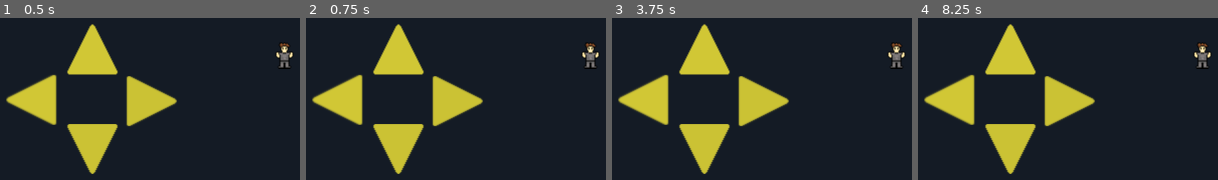
Above: before the commit, frames 1-4 (left to right).
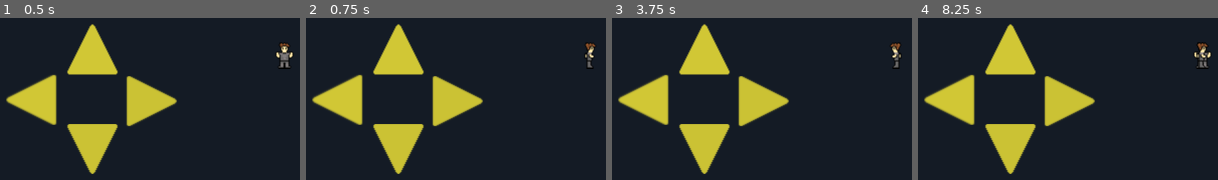
Above: after the commit, the same moments.

Repository: Car092/Godotio
Game: Godot game, scene res://troll.tscn
Two runs of this game, one before a commit and one after it. Both use one fixed random seed, a clock stepped at 60 frames per second and the inputs below. This scene is started directly instead of the project's main scene.
Inputs (mouse positions are in pixels of both pictures, inside the frame that each line leads up to):
- Up to frame 1 (0.5 s): no input
- Up to frame 2 (0.75 s): tap Enter at 0.5 s; move the mouse to (outside the picture) at 0.52 s; press the mouse at (outside the picture) at 0.53 s; hold Right (move_right) from 0.53 s (still down)
- Up to frame 3 (3.75 s): tap Space at 1.25, 2.75 s; move the mouse to (762, 71) at 1.27 s; release Right (move_right) at 1.28 s; release the mouse at (762, 71) at 1.28 s; hold Down (move_down) 1.28-2.03 s; click (762, 71) at 1.35 s; tap Enter at 2, 3.5 s; move the mouse to (outside the picture) at 2.02 s; press the mouse at (outside the picture) at 2.03 s; hold Right (move_right) 2.03-2.78 s; move the mouse to (864, 128) at 2.77 s; release the mouse at (864, 128) at 2.78 s; hold Up (move_up) 2.78-3.53 s; click (864, 128) at 2.85 s; move the mouse to (outside the picture) at 3.52 s; press the mouse at (outside the picture) at 3.53 s; hold Left (move_left) from 3.53 s (still down)
- Up to frame 4 (8.25 s): tap Space at 4.25 s; move the mouse to (outside the picture) at 4.27 s; release the mouse at (outside the picture) at 4.28 s; click (outside the picture) at 4.35 s; move the mouse to (outside the picture) at 5.02 s; release Left (move_left) at 5.03 s; press the mouse at (outside the picture) at 5.03 s; hold Down (move_down) 5.03-5.78 s; move the mouse to (outside the picture) at 5.77 s; release the mouse at (outside the picture) at 5.78 s; hold Right (move_right) 5.78-6.53 s; click (outside the picture) at 5.85 s; move the mouse to (outside the picture) at 6.52 s; press the mouse at (outside the picture) at 6.53 s; hold Up (move_up) 6.53-7.28 s; move the mouse to (1068, 71) at 7.27 s; release the mouse at (1068, 71) at 7.28 s; hold Right (move_right) 7.28-8.03 s; click (1068, 71) at 7.35 s; move the mouse to (outside the picture) at 8.02 s; press the mouse at (outside the picture) at 8.03 s; hold Down (move_down) from 8.03 s (still down)

Frame 1 is identical in both runs. In frame 2, 0.4% of the frame differs, in the area x 92-98%, y 16-32%; in frame 3, 0.4%, in the area x 92-98%, y 15-32%; in frame 4, 0.3%.
Error after the commit: Attempt to call function 'request_square' in base 'null instance' on a null instance. (res://troll.gd:143)

Commit message:
add click navigation. in progress

Diff:
--- a/gamestate.gd
+++ b/gamestate.gd
@@ -59,14 +59,14 @@
 	player.set_player_name(playerData.name)
 	world.get_node("Players").add_child(player)
 
-remote func add_current_players(players):
+remote func add_current_players(current_players):
 	var world = get_tree().get_root().get_node("Dungeon")
 	var player_scene = load("res://troll.tscn")
-	for p_id in players:
+	for p_id in current_players:
 		var player = player_scene.instance()
 		player.set_name(str(p_id))
-		player.position = players[p_id].position
-		player.set_player_name(players[p_id].name)
+		player.position = current_players[p_id].position
+		player.set_player_name(current_players[p_id].name)
 		world.get_node("Players").add_child(player)
 
 func join_game(ip, new_player_name):
@@ -86,6 +86,7 @@
 	players[id] = {
 		"name": new_player_name,
 		"position": spawnPosition,
+		"clicked": false,
 		"input_action": "",
 		"moving_direction": Vector2(),
 		"virtual_position": spawnPosition
@@ -117,6 +118,16 @@
 remote func set_player_input(input_action):
 	var id = get_tree().get_rpc_sender_id()
 	players[id].input_action = input_action
+
+remote func set_player_clicked(point):
+	var id = get_tree().get_rpc_sender_id()
+	players[id].clicked = point
+
+func unset_player_clicked(id):
+	players[int(id)].clicked = false
+
+func get_player_clicked(id):
+	return players[int(id)].clicked
 
 func get_player_input_action(id):
 	return players[int(id)].input_action
--- a/troll.gd
+++ b/troll.gd
@@ -2,7 +2,7 @@
 
 const MOTION_SPEED = 64 # Pixels/second.
 const TILE_SIZE = 32
-var virtualPosition = position
+var virtualPosition
 var movingDirection = Vector2(0, 0)
 var lastWalkSprite = null
 var walkDownSprite = null
@@ -14,6 +14,7 @@
 var point_path
 
 func _ready():
+	virtualPosition = position
 	walkDownSprite = get_node("WalkDown")
 	walkLeftSprite = get_node("WalkLeft")
 	walkUpSprite = get_node("WalkUp")
@@ -24,52 +25,40 @@
 		$Controls.show()
 		$Camera2D.current = true
 
-func reachedVirtualPosition():
-	if movingDirection.x == 1:
-		if position.x >= virtualPosition.x:
-			return true
-		return false
-	if movingDirection.x == -1:
-		if position.x <= virtualPosition.x:
-			return true
-		return false
-	if movingDirection.y == 1:
-		if position.y >= virtualPosition.y:
-			return true
-		return false
-	if movingDirection.y == -1:
-		if position.y <= virtualPosition.y:
-			return true
-		return false
-
-func stopMovingReached():
-	self.movingDirection = Vector2()
-	self.position = self.virtualPosition
-
+func _unhandled_input(event):
+	if get_tree().get_network_unique_id() == int(get_name()):
+		if not event.is_action_pressed("click"):
+			return
+		gamestate.rpc_id(1, "set_player_clicked", get_global_mouse_position())
+		set_point_path()
 func _process(_delta):
 	if is_network_master():
-		if reachedVirtualPosition() && movingDirection:
-			stopMovingReached()
-
-		if reachedVirtualPosition() || !movingDirection:
-			if gamestate.get_player_input_action(get_name()) == "move_right":
-				movingDirection = Vector2(1, 0)
-				virtualPosition.x = position.x + TILE_SIZE
-				virtualPosition.y = position.y
-			if gamestate.get_player_input_action(get_name()) == "move_left":
-				movingDirection = Vector2(-1, 0)
-				virtualPosition.x = position.x - TILE_SIZE
-				virtualPosition.y = position.y
-			if gamestate.get_player_input_action(get_name()) == "move_up":
-				movingDirection = Vector2(0, -1)
-				virtualPosition.y = position.y - TILE_SIZE
-				virtualPosition.x = position.x
-			if gamestate.get_player_input_action(get_name()) == "move_down":
-				movingDirection = Vector2(0, 1)
-				virtualPosition.y = position.y + TILE_SIZE
-				virtualPosition.x = position.x
-
-			request_square()
+		if gamestate.get_player_clicked(get_name()):
+			set_point_path()
+			gamestate.unset_player_clicked(get_name())
+		if !point_path:
+			if reachedVirtualPosition() && movingDirection:
+				stopMovingReached()
+
+			if reachedVirtualPosition() || !movingDirection:
+				if gamestate.get_player_input_action(get_name()) == "move_right":
+					movingDirection = Vector2(1, 0)
+					virtualPosition.x = position.x + TILE_SIZE
+					virtualPosition.y = position.y
+				if gamestate.get_player_input_action(get_name()) == "move_left":
+					movingDirection = Vector2(-1, 0)
+					virtualPosition.x = position.x - TILE_SIZE
+					virtualPosition.y = position.y
+				if gamestate.get_player_input_action(get_name()) == "move_up":
+					movingDirection = Vector2(0, -1)
+					virtualPosition.y = position.y - TILE_SIZE
+					virtualPosition.x = position.x
+				if gamestate.get_player_input_action(get_name()) == "move_down":
+					movingDirection = Vector2(0, 1)
+					virtualPosition.y = position.y + TILE_SIZE
+					virtualPosition.x = position.x
+
+				request_square()
 
 	elif get_tree().get_network_unique_id() == int(get_name()):
 		if Input.get_action_strength("move_right") || Input.get_action_strength("move_right_mobile"):
@@ -83,40 +72,47 @@
 		else:
 			gamestate.rpc_id(1, "set_player_input", "")
 
-		if reachedVirtualPosition() && movingDirection:
-			stopMovingReached()
-
-		if reachedVirtualPosition():
-			if Input.get_action_strength("move_right") || Input.get_action_strength("move_right_mobile"):
-				movingDirection = Vector2(1, 0)
-				virtualPosition.x = position.x + TILE_SIZE
-				virtualPosition.y = position.y
-			if Input.get_action_strength("move_left") || Input.get_action_strength("move_left_mobile"):
-				movingDirection = Vector2(-1, 0)
-				virtualPosition.x = position.x - TILE_SIZE
-				virtualPosition.y = position.y
-			if Input.get_action_strength("move_up") || Input.get_action_strength("move_up_mobile"):
-				movingDirection = Vector2(0, -1)
-				virtualPosition.y = position.y - TILE_SIZE
-				virtualPosition.x = position.x
-			if Input.get_action_strength("move_down") || Input.get_action_strength("move_down_mobile"):
-				movingDirection = Vector2(0, 1)
-				virtualPosition.y = position.y + TILE_SIZE
-				virtualPosition.x = position.x
-
-			request_square()
+		if !point_path:
+			if reachedVirtualPosition() && movingDirection:
+				stopMovingReached()
+
+			if reachedVirtualPosition() || !movingDirection:
+				if Input.get_action_strength("move_right") || Input.get_action_strength("move_right_mobile"):
+					movingDirection = Vector2(1, 0)
+					virtualPosition.x = position.x + TILE_SIZE
+					virtualPosition.y = position.y
+				if Input.get_action_strength("move_left") || Input.get_action_strength("move_left_mobile"):
+					movingDirection = Vector2(-1, 0)
+					virtualPosition.x = position.x - TILE_SIZE
+					virtualPosition.y = position.y
+				if Input.get_action_strength("move_up") || Input.get_action_strength("move_up_mobile"):
+					movingDirection = Vector2(0, -1)
+					virtualPosition.y = position.y - TILE_SIZE
+					virtualPosition.x = position.x
+				if Input.get_action_strength("move_down") || Input.get_action_strength("move_down_mobile"):
+					movingDirection = Vector2(0, 1)
+					virtualPosition.y = position.y + TILE_SIZE
+					virtualPosition.x = position.x
+
+				request_square()
 
 func _physics_process(_delta):
 	if is_network_master():
-		move_delta(_delta)
+		if !point_path:
+			move_delta(_delta)
+		else:
+			move_along_path(_delta)
 		gamestate.set_player_position(get_name(), self.position)
 		gamestate.set_player_moving_direction(get_name(), self.movingDirection)
 		gamestate.set_player_virtual_pos(get_name(), self.virtualPosition)
 
 	elif get_tree().get_network_unique_id() == int(get_name()):
-		move_delta(_delta)
-	else:
-		set_sprite_direction()
+		if !point_path:
+			move_delta(_delta)
+		else:
+			move_along_path(_delta)
+
+	set_sprite_direction()
 
 func set_player_name(new_name):
 	$Label.set_text(new_name)
@@ -151,7 +147,77 @@
 func move_delta(_delta):
 	var motion = Vector2()
 	motion = movingDirection * MOTION_SPEED * _delta
-	set_sprite_direction()
+
 	if motion:
 		#warning-ignore:return_value_discarded
 		translate(motion)
+
+func reachedVirtualPosition():
+	if movingDirection.x == 1:
+		if position.x >= virtualPosition.x:
+			return true
+		return false
+	if movingDirection.x == -1:
+		if position.x <= virtualPosition.x:
+			return true
+		return false
+	if movingDirection.y == 1:
+		if position.y >= virtualPosition.y:
+			return true
+		return false
+	if movingDirection.y == -1:
+		if position.y <= virtualPosition.y:
+			return true
+		return false
+
+func stopMovingReached():
+	self.movingDirection = Vector2()
+	self.position = self.virtualPosition
+
+func move_along_path(_delta):
+	var distance = MOTION_SPEED * _delta
+	var last_point = position
+
+	if virtualPosition != position && virtualPosition != point_path[0]:
+		var distance_between_points = position.distance_to(virtualPosition)
+		var direction_to = position.direction_to(virtualPosition)
+		var diag_factor = get_diag_factor(direction_to)
+		if distance <= distance_between_points:
+			self.position = self.position + (direction_to * distance * diag_factor)
+			return
+		self.position = virtualPosition
+		return
+	while point_path.size():
+		var distance_between_points = last_point.distance_to(point_path[0])
+		var direction_to = last_point.direction_to(point_path[0])
+		var diag_factor = get_diag_factor(direction_to)
+		# The position to move to falls between two points.
+		if distance <= distance_between_points:
+			self.virtualPosition = point_path[0]
+			self.movingDirection = direction_to
+			self.position = last_point + (direction_to * distance * diag_factor)
+			return
+		# The position is past the end of the segment.
+		distance -= distance_between_points
+		last_point = point_path[0]
+		point_path.remove(0)
+	# The character reached the end of the path.
+	self.position = last_point
+	self.point_path = null
+
+func get_diag_factor(direction):
+	var diag_factor = 1
+	if abs(direction[0]) != 1 && abs(direction[1]) != 1:
+		diag_factor = 0.75
+	return diag_factor
+
+func set_point_path():
+	var fromPoint = tile_map.astar.get_closest_point(self.position)
+	var mouse_pos
+	if is_network_master():
+		mouse_pos = gamestate.get_player_clicked(get_name())
+	elif get_tree().get_network_unique_id() == int(get_name()):
+		mouse_pos = get_global_mouse_position()
+	var toPoint = tile_map.astar.get_closest_point(mouse_pos)
+	point_path = tile_map.astar.get_point_path(fromPoint, toPoint)
+	point_path.remove(0)
